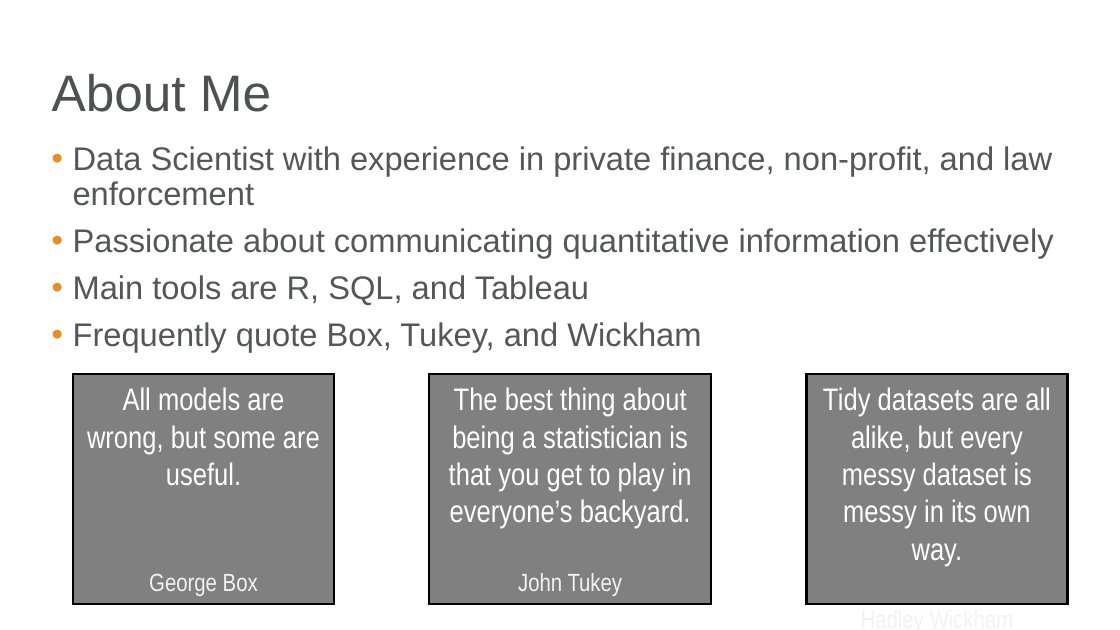
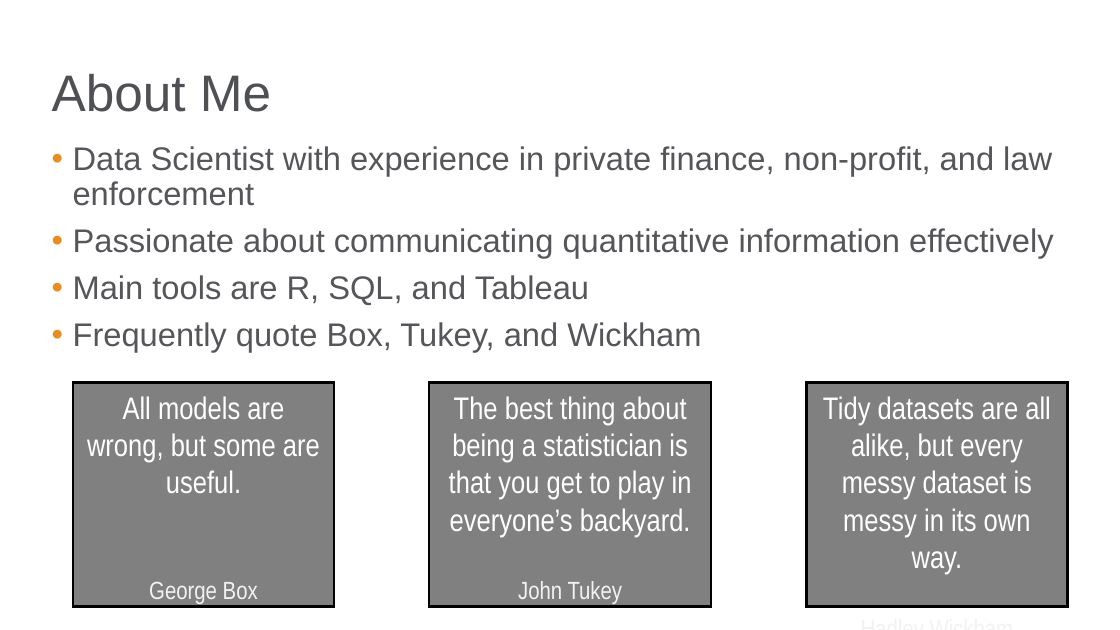
Before and after one commit to bgstieber/APRA-PD-DAS-2019, a slide deck: slide 3 of Generating Insights from Clustering Large Donors - BStieber APRA DAS19.pptx. Drawn at 1120x630 pixels with LibreOffice and Linux fonts; fonts in the diff are those of the drawing; background and template pictures are left out. Boxes give left, top, right and bottom in pixels: in the first picture for what was removed or moved away, otherwise in the second. Text is boxed around its words. In the diff, an @@ line names an element or a change of style, - is before the commit and + after.

```diff
--- a/Generating Insights from Clustering Large Donors - BStieber APRA DAS19.pptx
+++ b/Generating Insights from Clustering Large Donors - BStieber APRA DAS19.pptx
@@ rectangle "All models are wrong, but ...": place and size @@
-rectangle "All models are wrong, but ..." at [73,374,334,604]
+rectangle "All models are wrong, but ..." at [73,383,334,607]
@@ rectangle "The best thing about being ...": place and size @@
-rectangle "The best thing about being ..." at [429,374,711,604]
+rectangle "The best thing about being ..." at [429,383,711,607]
@@ rectangle "Tidy datasets are all alike, ...": place and size @@
-rectangle "Tidy datasets are all alike, ..." at [806,374,1067,604]
+rectangle "Tidy datasets are all alike, ..." at [806,383,1067,607]
```
Also in this commit, not shown: 6 other slides changed.
